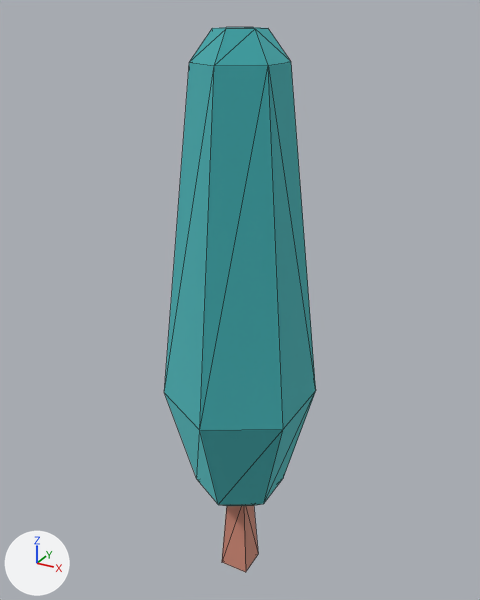
Before and after pictures for a commit that changed the glTF model maps/world/.stores/model-library/kenney/nature-kit/tree_tall_dark.glb.
The view is the same before and after, from a 50 mm camera at (0.84, -1.528, 1.682) aimed at (-0.023, 0.04, 0.898). Arrows for +X, +Y and +Z are at lower left; the lights stay in place. The first picture is the older version. Mesh edges are drawn as thin lines. Where no turn or scale is listed for an object, it has been applied to the vertices.

Objects in the first picture: 'tree_tall_dark'.
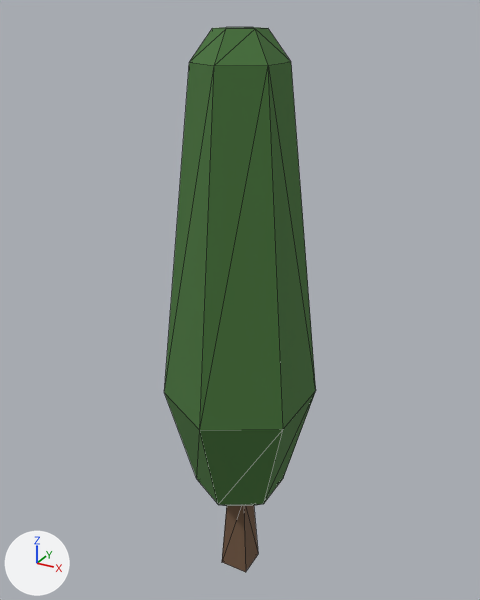
Changed parts and their boxes (x1, y1, x2, y2) in the pictures (480 x 600 px):
'tree_tall_dark', recoloured, surface changed (cyan to dark green): (164, 27, 316, 572) in both

Diff of the bpy script that builds the scene:
```diff
--- a/maps/world/.stores/model-library/kenney/nature-kit/tree_tall_dark.glb.py
+++ b/maps/world/.stores/model-library/kenney/nature-kit/tree_tall_dark.glb.py
@@ mat_leafsdark @@
 mat_leafsdark = principled_material('leafsDark')
-mat_leafsdark.base_color = (0.169, 0.651, 0.667)  # cyan #72d3d5
-mat_leafsdark.metallic = 1.0
+mat_leafsdark.base_color = (0.06, 0.17, 0.04)  # dark green #457338
 mat_leafsdark.roughness = 1.0
@@ mat_woodbarkdark @@
 mat_woodbarkdark = principled_material('woodBarkDark')
-mat_woodbarkdark.base_color = (0.8, 0.463, 0.369)  # beige #e7b5a4
-mat_woodbarkdark.metallic = 1.0
+mat_woodbarkdark.base_color = (0.16, 0.09, 0.05)  # brown #6f553f
 mat_woodbarkdark.roughness = 1.0
@@ ob_tmpparent @@
-ob_tmpparent = bpy.data.objects.new('tmpParent', None)
-ob_tmpparent.location = (0.0, 0.0, 0.0)
```
